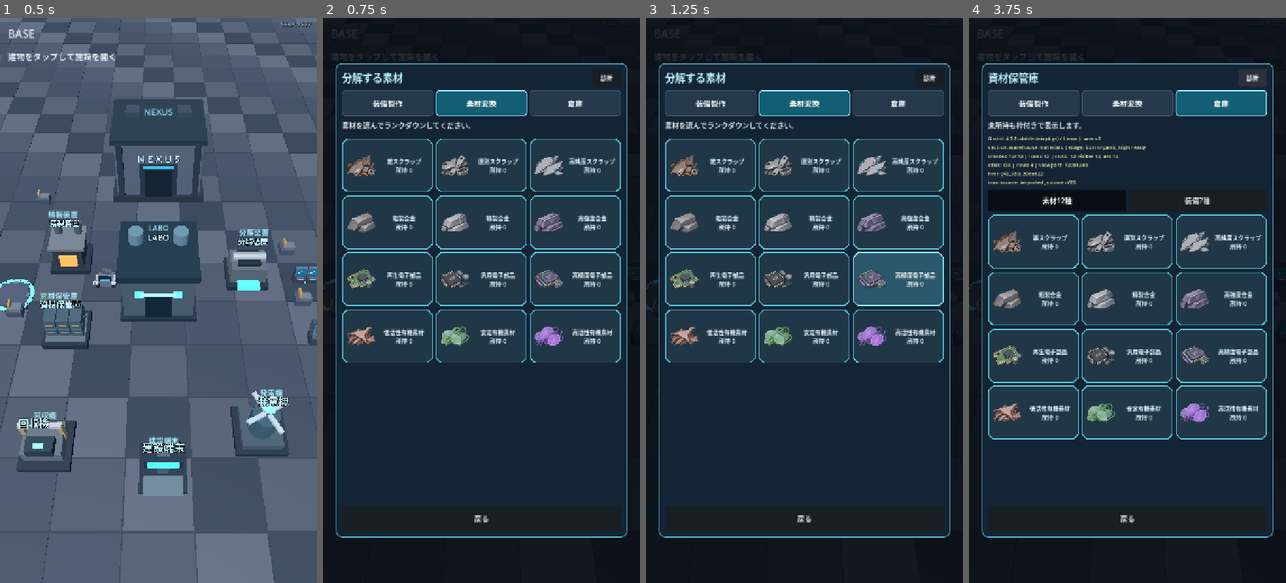
Above: before the commit, frames 1-4 (left to right).
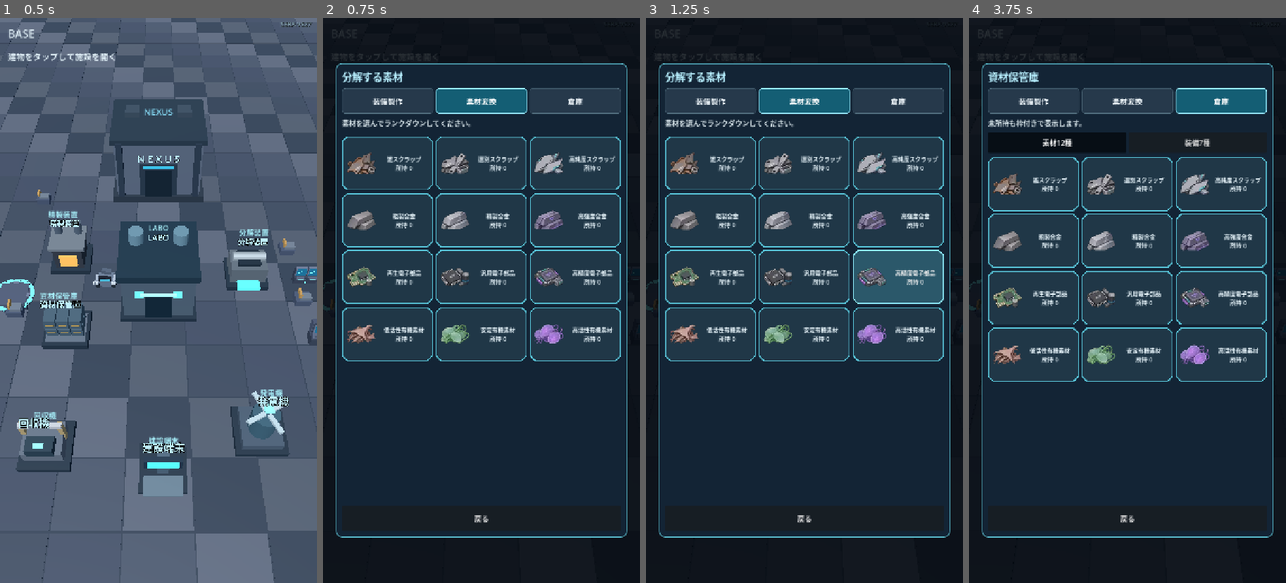
Above: after the commit, the same moments.

Repository: shejklgaia-png/-
Game: Godot game, scene res://scenes/base_exploration.tscn
Same seed, same stepped clock (60 frames per second), same inputs: the game is played once before the commit and once after it.
Inputs (mouse positions are in pixels of both pictures, inside the frame that each line leads up to):
- Up to frame 1 (0.5 s): no input
- Up to frame 2 (0.75 s): tap Enter at 0.5 s; move the mouse to (551, 272) at 0.52 s; hold Right (ui_right) from 0.53 s (still down); tap G at 0.6 s; click (551, 272) at 0.67 s
- Up to frame 3 (1.25 s): keep holding Right (ui_right); tap Space at 0.77 s
- Up to frame 4 (3.75 s): release Right (ui_right) at 1.25 s; click "装備製作" at 1.25 s; click "素材変換" at 2 s; click "倉庫" at 2.75 s; click (1251, 80) at 3.5 s, where only the run before the commit has a clickable "診断"

Frame 1 is identical in both runs. In frame 2, 8.7% of the frame differs, in the area x 6-94%, y 9-61%; in frame 3, 8.7%; in frame 4, 15%, in the area x 6-94%, y 9-75%.

Commit message:
SERA: minimal LABO tab state and hidden diagnostics (#472)
* test(labo): define lightweight hidden diagnostics and exact tab/page contract before UI edit

* test(labo): define lightweight hidden diagnostics and exact tab/page contract before UI edit

* test(labo): register UI low-overhead checks before implementing

* feat(labo): hide diagnostics behind five header taps and fix LABO home tab highlight

* docs(labo): describe default-hidden diagnostics and tab-only minimal UI change

* docs(labo): describe default-hidden diagnostics and tab-only minimal UI change

Diff:
--- a/scripts/base_facility_system.gd
+++ b/scripts/base_facility_system.gd
@@ -52,6 +52,8 @@
 var diag_created: int = 0
 var diag_icon_count: int = 0
 var diag_update_timer: float = 0.0
+var diag_header_taps: int = 0
+var diag_last_header_tap_ms: int = 0
 
 func _ready() -> void:
     name = "BaseFacilities"
@@ -326,10 +328,13 @@
     modal_title.size_flags_horizontal = Control.SIZE_EXPAND_FILL
     modal_title.add_theme_font_size_override("font_size", 23)
     modal_title.add_theme_color_override("font_color", Color("#b8f0ff"))
+    modal_title.mouse_filter = Control.MOUSE_FILTER_STOP
+    modal_title.gui_input.connect(_on_modal_title_input)
     header_row.add_child(modal_title)
     diagnostic_button = Button.new()
     diagnostic_button.name = "UIDiagnosticToggle"
     diagnostic_button.text = "診断"
+    diagnostic_button.visible = false
     diagnostic_button.custom_minimum_size = Vector2(65.0, 39.0)
     diagnostic_button.add_theme_font_size_override("font_size", 14)
     diagnostic_button.tooltip_text = "Android版Godotの一覧表示を診断"
@@ -463,6 +468,28 @@
     _diag_update()
 
 
+func _on_modal_title_input(event: InputEvent) -> void:
+    # An optional debug control without a new panel, timer or idle polling:
+    # tap the modal title five times quickly. Normal gameplay has no debug UI.
+    var title_tapped: bool = (event is InputEventScreenTouch and event.pressed) or (
+        event is InputEventMouseButton and event.pressed
+        and event.button_index == MOUSE_BUTTON_LEFT)
+    if not title_tapped:
+        return
+    var now_ms: int = Time.get_ticks_msec()
+    if now_ms - diag_last_header_tap_ms > 1700:
+        diag_header_taps = 0
+    diag_last_header_tap_ms = now_ms
+    diag_header_taps += 1
+    if diag_header_taps >= 5:
+        diag_header_taps = 0
+        diagnostic_button.visible = not diagnostic_button.visible
+        if not diagnostic_button.visible:
+            diagnostic_readout.visible = false
+            diag_update_timer = 0.0
+    get_viewport().set_input_as_handled()
+
+
 func _diag_update() -> void:
     if diagnostic_readout == null or not diagnostic_readout.visible:
         return
@@ -545,7 +572,8 @@
     var current: String = ""
     match active_key:
         "LABO":
-            current = "TabCraft"
+            if page in ["prototypes", "prototype_detail"]:
+                current = "TabCraft"
         "SMELTER", "RECYCLER":
             current = "TabMaterials"
         "STORAGE":
@@ -932,6 +960,7 @@
             "未作成 0" if owned_count == 0 else "所持 %d" % owned_count,
             _select_prototype.bind(id), "Choose_" + id) as Button
         _queue_card_icon(card, id, true)
+    _sync_section_tabs()
 
 func _select_prototype(blueprint: String) -> void:
     if not PrototypeCatalog.valid(blueprint):
--- /dev/null
+++ b/tools/labo_lightweight_ui_runtime_check.gd
@@ -0,0 +1,80 @@
+extends SceneTree
+## Only page/button state changes. The v527 rendering, item nodes and save stay.
+func _initialize() -> void:
+    call_deferred("_run")
+
+func _fail(why: String) -> void:
+    push_error("SERA_LABO_LIGHTWEIGHT_UI_FAIL: " + why)
+    quit(1)
+
+func _selected(tabs: HBoxContainer) -> int:
+    var count: int = 0
+    for item in tabs.get_children():
+        if item is Button and item.button_pressed:
+            count += 1
+    return count
+
+func _run() -> void:
+    var hub: Node3D = load("res://scenes/base_exploration.tscn").instantiate()
+    root.add_child(hub)
+    await process_frame
+    var fac: Node3D = hub.get_node("BaseFacilities") as Node3D
+    fac.call("open_facility", "LABO")
+    var tabs: HBoxContainer = fac.get("section_tabs") as HBoxContainer
+    var craft: Button = tabs.get_node("TabCraft") as Button
+    var debug: Button = fac.get("diagnostic_button") as Button
+    var readout: Label = fac.get("diagnostic_readout") as Label
+    var title: Label = fac.get("modal_title") as Label
+    if debug.visible or readout.visible or str(fac.get("page")) != "home":
+        _fail("normal LABO home must have no diagnostic UI")
+        return
+    if _selected(tabs) != 0:
+        _fail("LABO research home must not falsely select the craft tab")
+        return
+    var mouse := InputEventMouseButton.new()
+    mouse.pressed = true
+    mouse.button_index = MOUSE_BUTTON_LEFT
+    for i in range(5):
+        title.gui_input.emit(mouse)
+    if not debug.visible or readout.visible:
+        _fail("five header taps must reveal only the developer button")
+        return
+    debug.pressed.emit()
+    if not readout.is_visible_in_tree():
+        _fail("developer diagnostics cannot be opened")
+        return
+    for i in range(5):
+        title.gui_input.emit(mouse)
+    if debug.visible or readout.visible:
+        _fail("developer mode did not hide all diagnostic UI")
+        return
+    fac.call("_switch_section", "craft")
+    await process_frame
+    if str(fac.get("page")) != "prototypes" or _selected(tabs) != 1 or not craft.button_pressed:
+        _fail("craft section must show seven recipes and select its own tab")
+        return
+    var layer: Control = fac.get("item_layer") as Control
+    if layer.find_child("PrototypeIcon_H01", true, false) == null:
+        _fail("existing recipe grid was removed")
+        return
+    fac.call("_select_prototype", "H01")
+    if not craft.button_pressed:
+        _fail("craft detail should keep the craft tab selected")
+        return
+    fac.call("navigate_back")
+    fac.call("navigate_back")
+    if str(fac.get("page")) != "home" or _selected(tabs) != 0:
+        _fail("return to LABO home must clear the craft tab selection")
+        return
+    fac.call("_switch_section", "materials")
+    await process_frame
+    if _selected(tabs) != 1 or not (tabs.get_node("TabMaterials") as Button).button_pressed:
+        _fail("materials must select only their own tab")
+        return
+    fac.call("_switch_section", "warehouse")
+    await process_frame
+    if _selected(tabs) != 1 or not (tabs.get_node("TabWarehouse") as Button).button_pressed:
+        _fail("warehouse must select only its own tab")
+        return
+    print("SERA_LABO_LIGHTWEIGHT_UI_RUNTIME_PASS: hidden diagnostics, five-tap access, accurate tabs and native cards")
+    quit(0)
Not shown, changed: tools/sera_ci_manifest.txt
Not shown, changed: DEVELOPMENT.md
